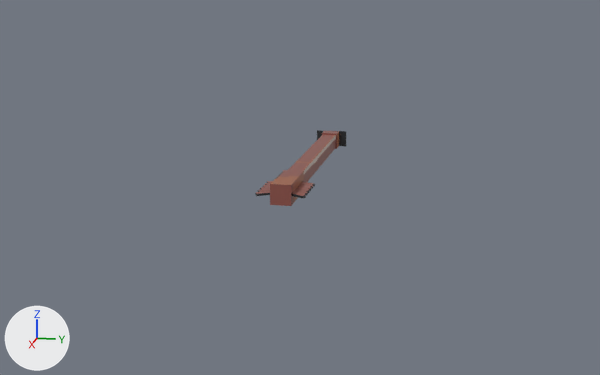
The FBX model BlenderMesh/Tower2.fbx as it was, and as the next commit left it.
Both versions are drawn from a 50 mm camera at (4.85, 0.89, 1.03) aimed at (0.09, -0.06, -0.16). Every picture has the same lights, and +X, +Y and +Z are marked at lower left. Mesh edges are drawn as thin lines on the coarser meshes. Where no turn or scale is listed for an object, it has been applied to the vertices.

The scene before the commit, as lines of its bpy script (objects in view):
```python
me_cube_012 = bpy.data.meshes.new('Cube.012')
me_cube_012.from_pydata(...)  # 180 vertices, 174 faces; spans x -0.86..0.94, y -0.13..0.13, z -0.05..0.05
me_cube_012.materials.append(mat_material)  # picture img_tower_2_png
ob_cube_002 = bpy.data.objects.new('Cube.002', me_cube_012)
ob_cube_002.location = (0.002, 0.003, 0.008)
```
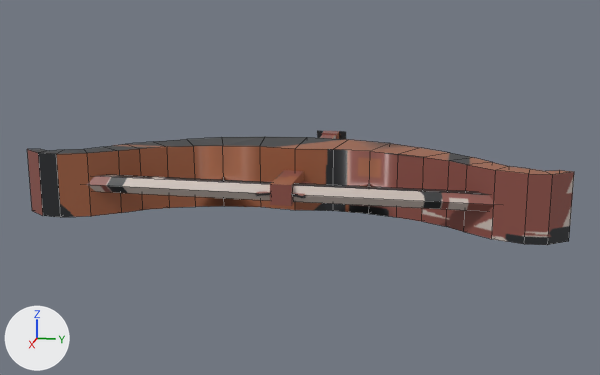
The newer file is also turned or shifted as a whole; pictures and numbers use the older file's frame.

Pixel boxes [x1, y1, x2, y2] of what changed, in the pictures (600 x 375 px):
'Cube.001', added: after [27, 137, 574, 245]

The change in detail:
Mesh me_cube_008 is new.
It has 108 vertices, 104 faces and spans x -0.17..0.56, y -1.4..1.4, z -0.17..0.17.
It uses material mat_material (picture img_tower_2_png).
Object 'Cube.001' (ob_cube_001) is new; it shows me_cube_008.
Its location is (0.387, 0.003, 0.003).
